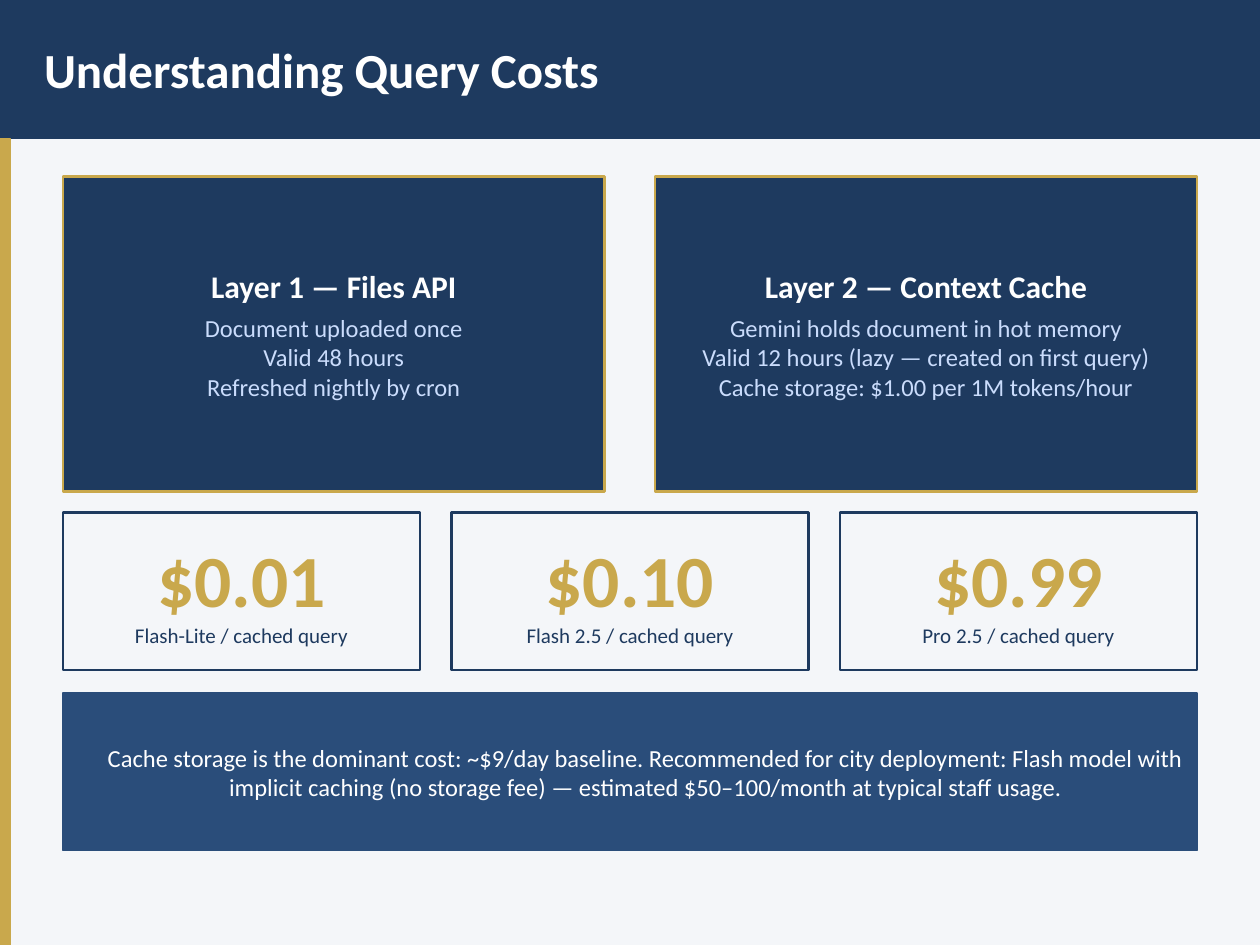
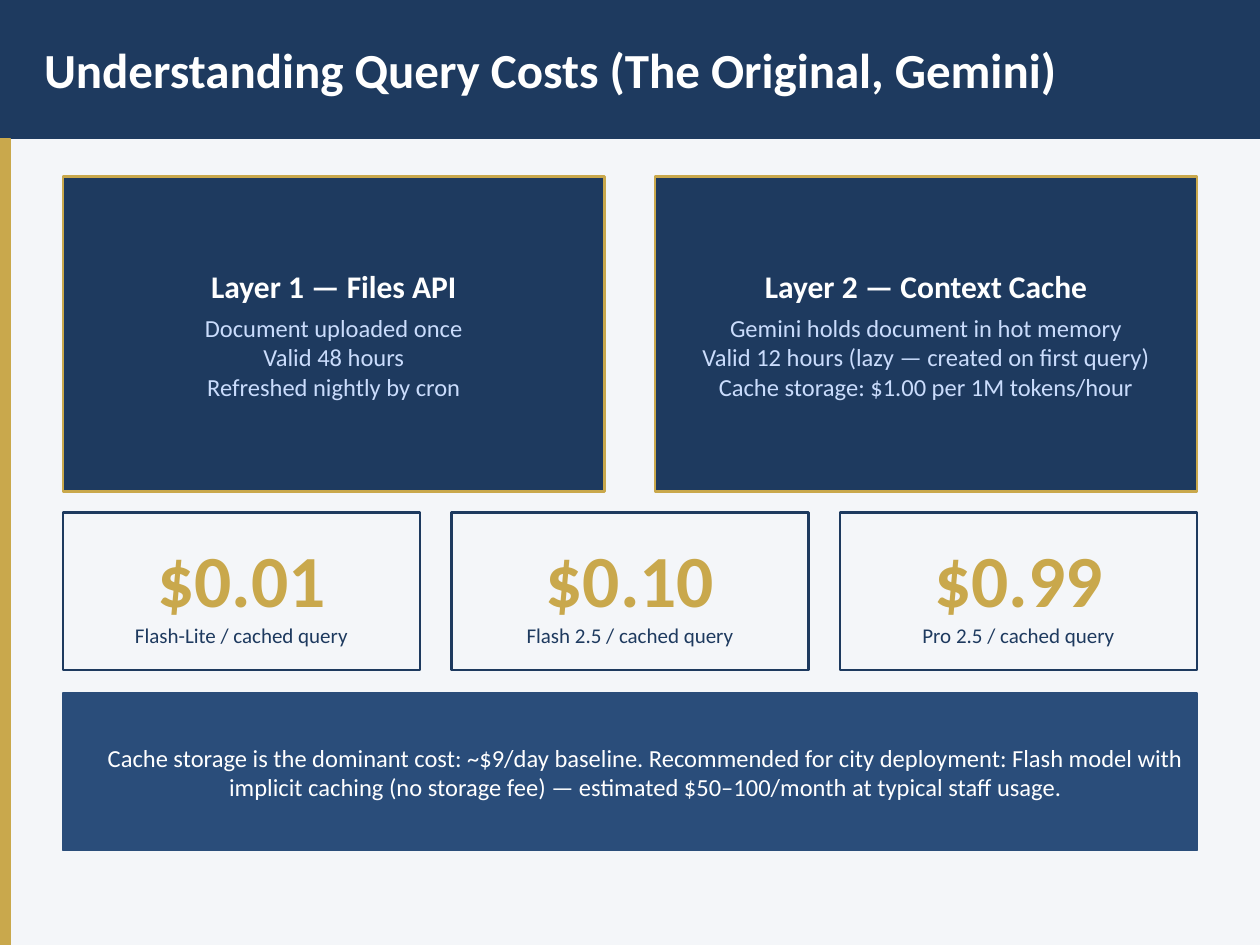
Before and after one commit to jweisenfeld/AI, a slide deck: slide 9 of pmc1/PMC-AI-Technical-Overview.pptx. Drawn at 1260x945 pixels with LibreOffice and Linux fonts; fonts in the diff are those of the drawing. Boxes give left, top, right and bottom in pixels: in the first picture for what was removed or moved away, otherwise in the second. Text is boxed around its words. In the diff, an @@ line names an element or a change of style, - is before the commit and + after.

```diff
--- a/pmc1/PMC-AI-Technical-Overview.pptx
+++ b/pmc1/PMC-AI-Technical-Overview.pptx
@@ text at (44,52,1056,97): text changed @@
-Understanding Query Costs
+Understanding Query Costs (The Original, Gemini)
```
Also in this commit, not shown: 5 other slides changed, 4 slides added, 4 other files.
